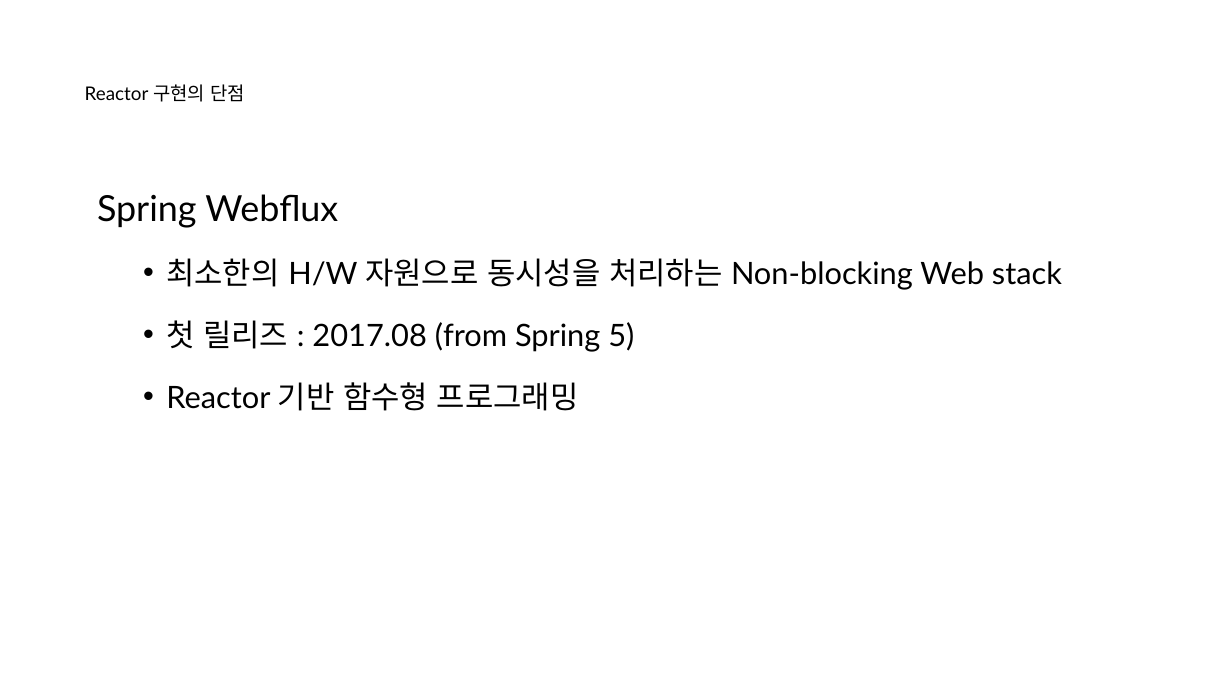
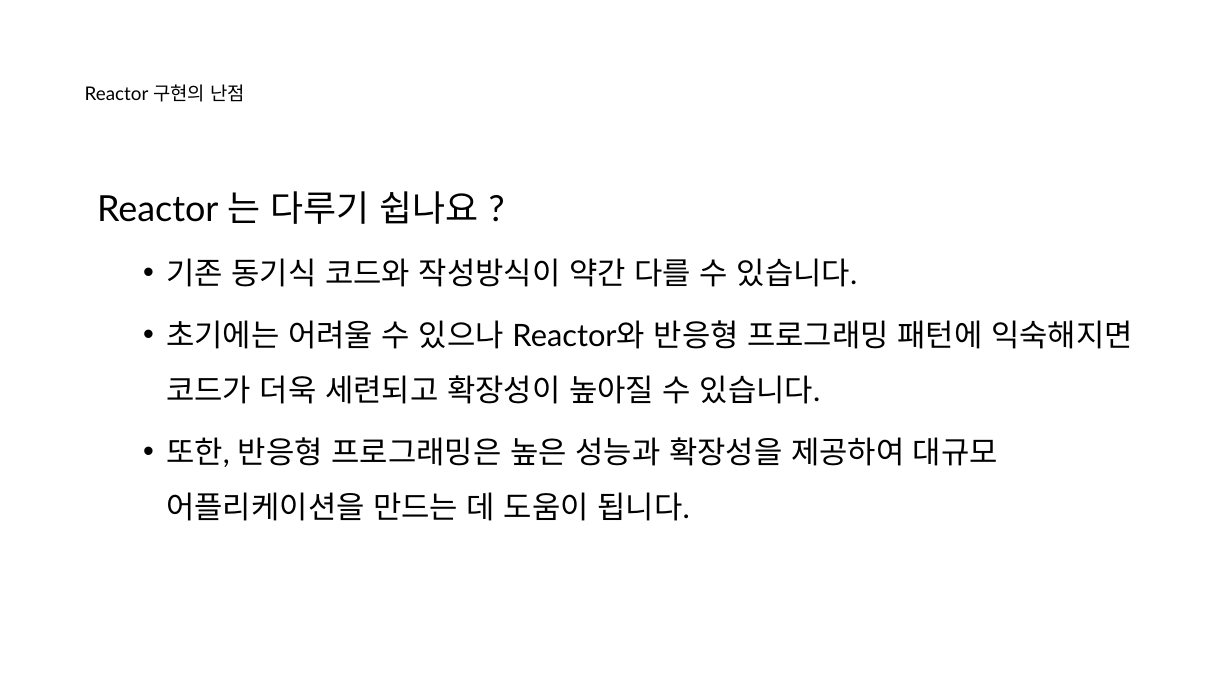
Before and after one commit to nayasis/fastcampus-hyper-webflux, a slide deck: slide 2 of 99.ppt/[Ch4-4. 비동기 서비스 구현 (Spring Coroutine)].pptx. Drawn at 1232x693 pixels with LibreOffice and Linux fonts; fonts in the diff are those of the drawing; background and template pictures are left out. Boxes give left, top, right and bottom in pixels: in the first picture for what was removed or moved away, otherwise in the second. Text is boxed around its words. In the diff, an @@ line names an element or a change of style, - is before the commit and + after.

Commit message:
강의장표 작성

```diff
--- a/99.ppt/[Ch4-4. 비동기 서비스 구현 (Spring Coroutine)].pptx
+++ b/99.ppt/[Ch4-4. 비동기 서비스 구현 (Spring Coroutine)].pptx
@@ title at box(85, 84, 245, 102): text changed @@
-Reactor 구현의 단점
+Reactor 구현의 난점
@@ text at box(97, 191, 1133, 521): text changed @@
-Spring Webflux
-  • 최소한의 H/W 자원으로 동시성을 처리하는 Non-blocking Web stack
-  • 첫 릴리즈 : 2017.08 (from Spring 5)
-  • Reactor 기반 함수형 프로그래밍
+Reactor 는 다루기 쉽나요 ?
+  • 기존 동기식 코드와 작성방식이 약간 다를 수 있습니다.
+  • 초기에는 어려울 수 있으나 Reactor와 반응형 프로그래밍 패턴에 익숙해지면
+    코드가 더욱 세련되고 확장성이 높아질 수 있습니다.
+  • 또한, 반응형 프로그래밍은 높은 성능과 확장성을 제공하여 대규모 어플리케이션을 만드는 데 도움이 됩니다.
```
Also in this commit, not shown: 1 other slide changed, 18 slides added, 3 other files.
